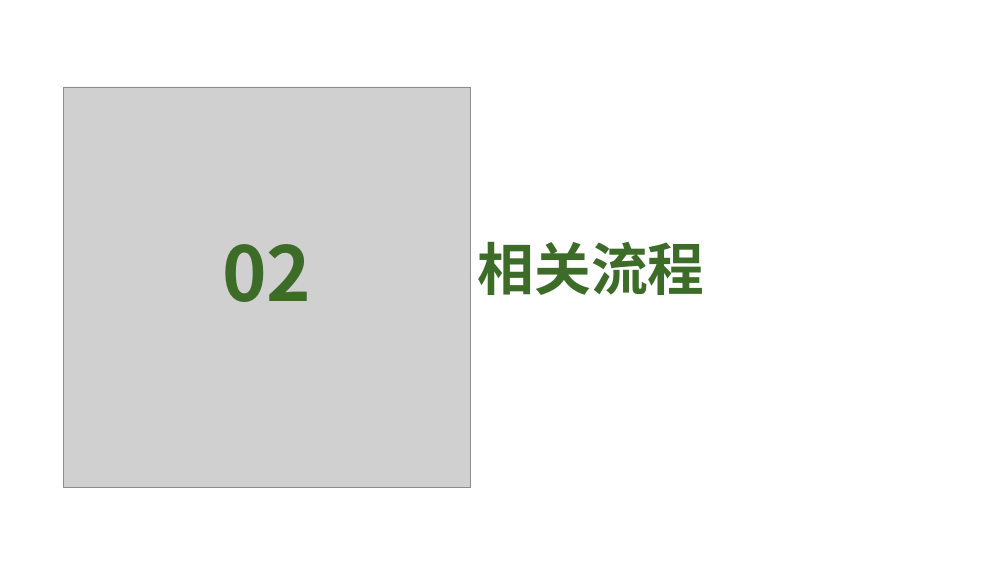
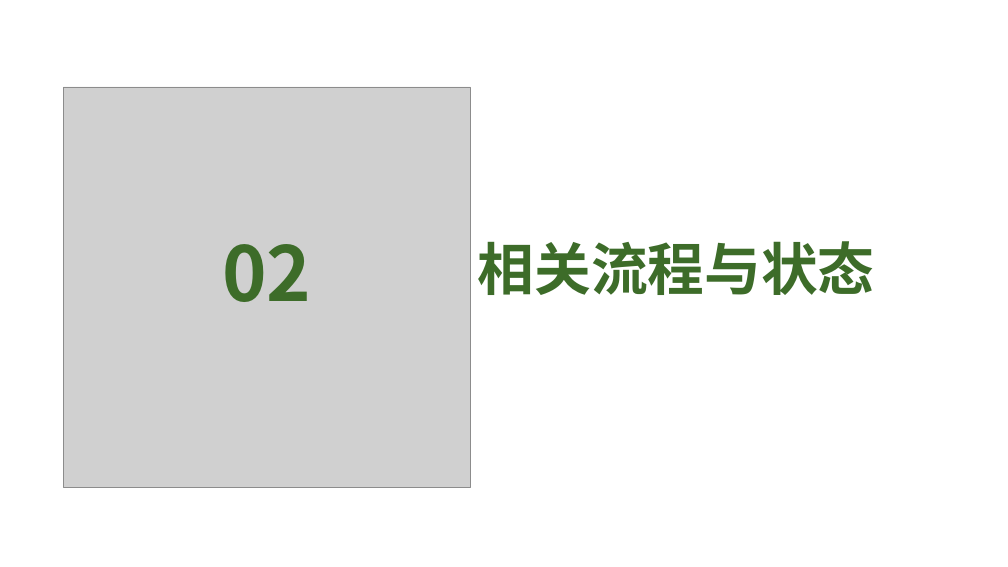
Before and after one commit to QM-Developers/store_v1.1.1, a slide deck: slide 20 of 需求分析/演示文稿1.pptx. Drawn at 1008x567 pixels with LibreOffice and Linux fonts; fonts in the diff are those of the drawing; grey boxes stand for pictures; background and template pictures are left out. Boxes give left, top, right and bottom in pixels: in the first picture for what was removed or moved away, otherwise in the second. Text is boxed around its words. In the diff, an @@ line names an element or a change of style, - is before the commit and + after.

```diff
--- a/需求分析/演示文稿1.pptx
+++ b/需求分析/演示文稿1.pptx
@@ text at (x1=478, y1=241, x2=875, y2=295): text changed @@
-相关流程
+相关流程与状态
```
Also in this commit, not shown: 1 other slide changed, 3 slides added, 36 other files.
